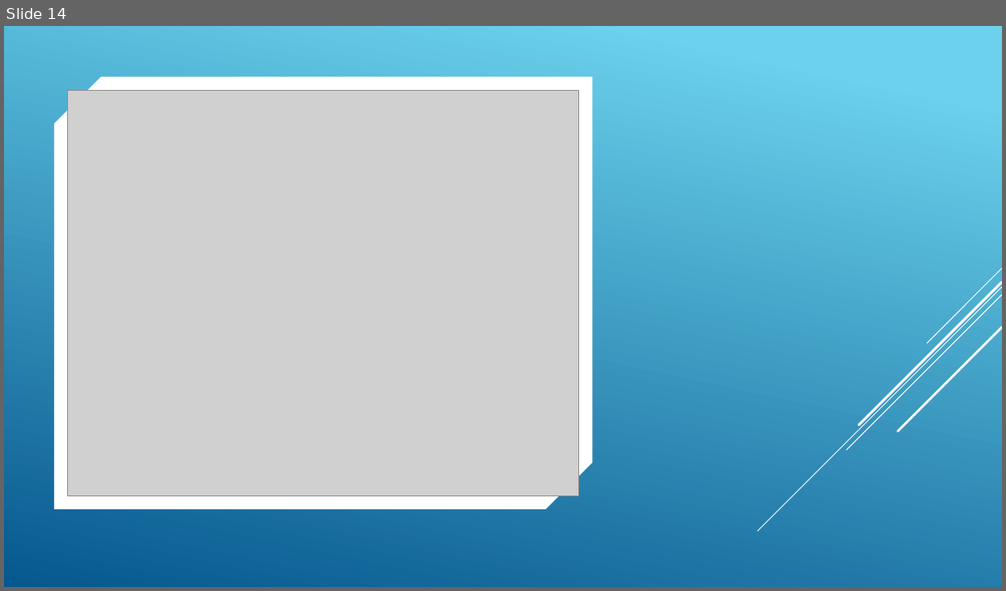
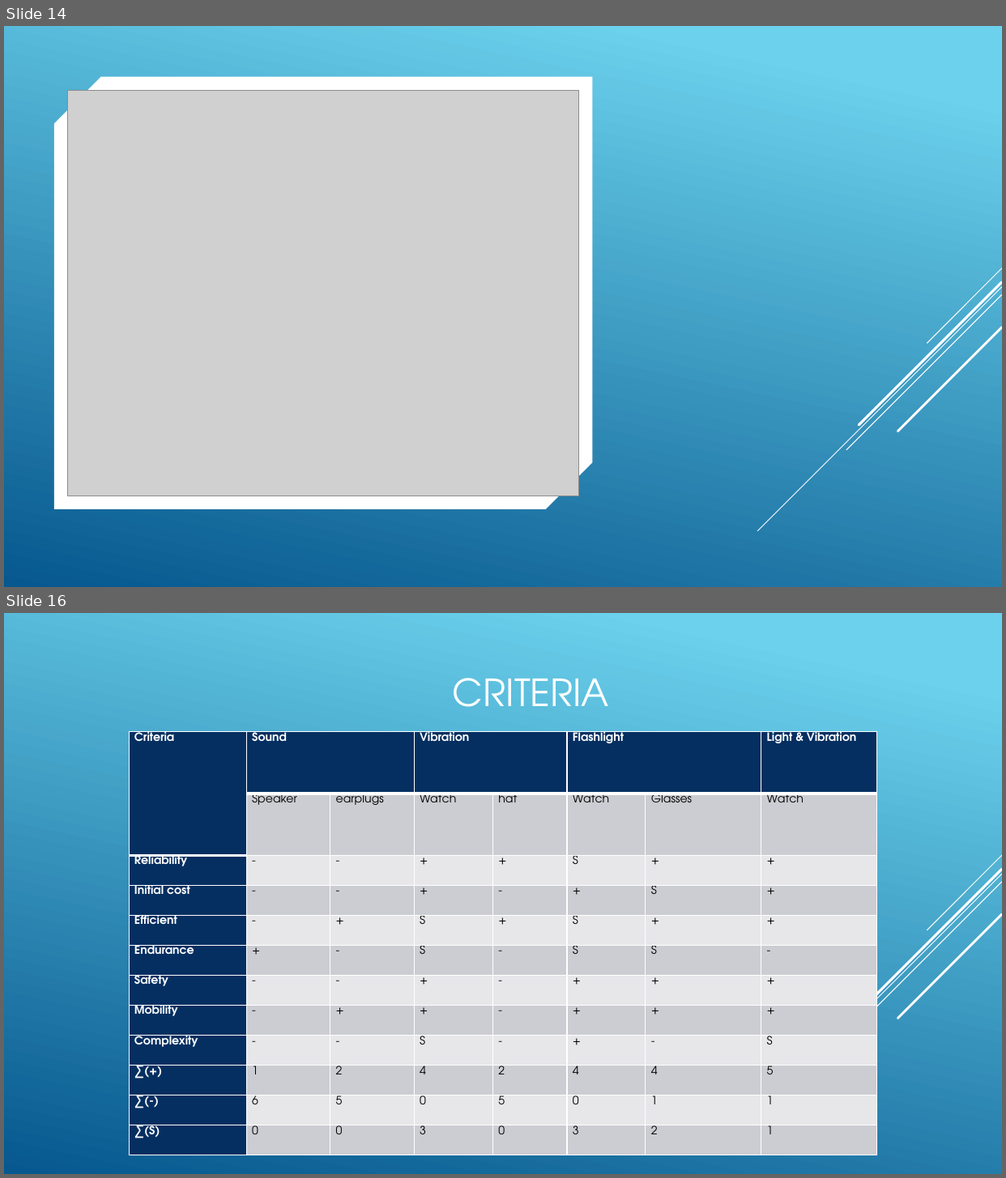
Before and after one commit to USNMasterEmSys2018/System-Engineering, a slide deck: S.A.V.E/Security Application Via Engineering1-2.pptx. Shown one above the other, each under a label of ours: slide 14 before the commit, slides 14 and 16 after it; the slides between them are not shown. The pictures are 1006x591 and 1006x1178 pixels, drawn with LibreOffice and Linux fonts; fonts in the diff are those of the drawing; grey boxes stand for pictures. Boxes give left, top, right and bottom in pixels: in the first picture for what was removed or moved away, otherwise in the second. Text is boxed around its words. In the diff, an @@ line names an element or a change of style, - is before the commit and + after.

```diff
--- a/S.A.V.E/Security Application Via Engineering1-2.pptx
+++ b/S.A.V.E/Security Application Via Engineering1-2.pptx
@@ slide 16 added at [4,613,1002,1174], background gradient #6ED2EB to #06588E @@
@@ title added at [453,678,609,707], 36 pt, text #FFFFFF @@
+CRITERIA
@@ table added at [129,732,878,1156], 12 rows, 8 columns @@
+Criteria | Sound |  | Vibration |  | Flashlight |  | Light & Vibration
+ | Speaker | earplugs | Watch | hat | Watch | Glasses | Watch
+Reliability | - | - | + | + | S | + | +
+Initial cost | - | - | + | - | + | S | +
+Efficient | - | + | S | + | S | + | +
+Endurance | + | - | S | - | S | S | -
+Safety | - | - | + | - | + | + | +
+Mobility | - | + | + | - | + | + | +
+Complexity | - | - | S | - | + | - | S
+∑(+) | 1 | 2 | 4 | 2 | 4 | 4 | 5
+∑(-) | 6 | 5 | 0 | 5 | 0 | 1 | 1
+∑(S) | 0 | 0 | 3 | 0 | 3 | 2 | 1
@@ group added at [758,855,1002,1118]: 5 lines @@
```
Also in this commit, not shown: 2 other slides added, 1 other file.
